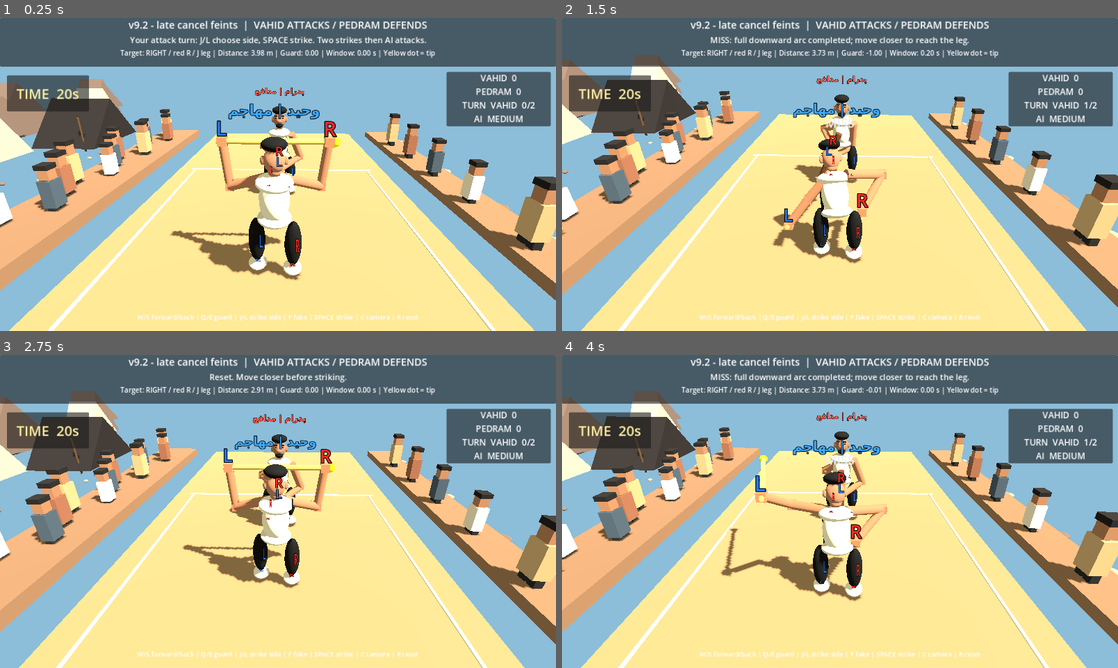
Above: before the commit, frames 1-4 (two rows, left to right).
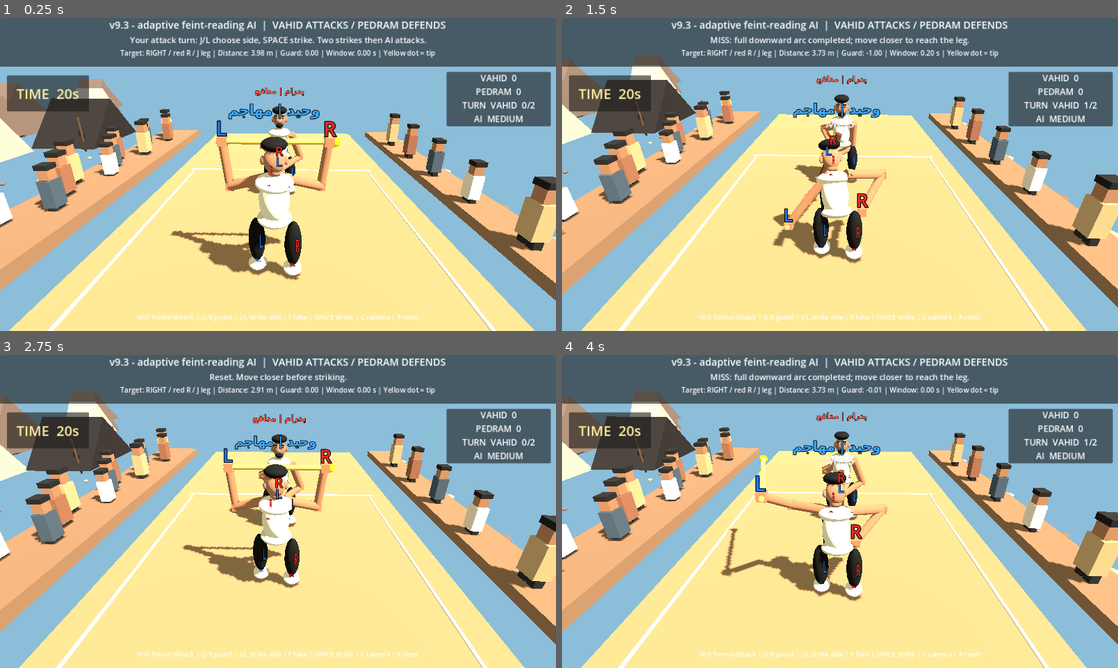
Above: after the commit, the same moments.

Repository: vahidainima-prog/tarke-darak-game
Game: Godot game, scene res://main.tscn
Two runs of this game, one before a commit and one after it. Both use one fixed random seed, a clock stepped at 60 frames per second and the inputs below.
Inputs:
- Up to frame 1 (0.25 s): no input
- Up to frame 2 (1.5 s): tap Enter at 0.5 s; hold W 0.53-1.28 s; tap R at 0.6 s; tap Space at 0.77, 1.07 s; tap F at 0.8, 1.35 s; hold S from 1.28 s (still down)
- Up to frame 3 (2.75 s): tap Space at 1.52, 1.55, 1.82, 2.1 s; release S at 2.03 s; hold W from 2.03 s (still down); tap R at 2.3 s
- Up to frame 4 (4 s): tap R at 2.85 s; tap Space at 3.02, 3.32, 3.77, 3.8 s; tap F at 3.05, 3.6 s; release W at 3.53 s; hold S from 3.53 s (still down)

The runs differ from the first frame. In frame 1, 1.0% of the frame differs, in the area x 19-81%, y 0-5%; in frame 2, 1.0%; in frame 3, 1.0%; in frame 4, 1.0%.

Commit message:
v9.3: adaptive AI feint suspicion, guard bait learning and follow-up windows

Diff:
--- a/tarke_darak_godot_v2/main.gd
+++ b/tarke_darak_godot_v2/main.gd
@@ -2,7 +2,7 @@
 
 # Godot 4.x — visual mechanics test. Side camera looks along -Z.
 # Feint depth: negative Z is BEHIND the attacker; positive Z is IN FRONT.
-const BUILD_LABEL := "v9.2 - late cancel feints"
+const BUILD_LABEL := "v9.3 - adaptive feint-reading AI"
 const DEF_X := 1.55
 const STRIKES_PER_TURN := 2
 const STRIKE_TIME_LIMIT := 20.0
@@ -55,6 +55,10 @@
 var fake_timer := 0.0
 var feint_guard_bait := false
 var ai_guard_exposed := 0.0
+var player_feint_streak := 0
+var player_feint_memory := 0.0
+var ai_feint_suspicion := 0.0
+var ai_last_baited := false
 var fake_cooldown := 0.0
 var score_hit := 0
 var score_block := 0
@@ -555,6 +559,11 @@
 				guard_side = 0
 				ai_guard_delay = -1.0
 				fake_timer = 0.0
+				player_feint_streak = 0
+				player_feint_memory = 0.0
+				ai_feint_suspicion = 0.0
+				ai_last_baited = false
+				ai_guard_exposed = 0.0
 				fake_cooldown = 0.0
 				feint_depth = 0.0
 				feint_target = 0.0
@@ -585,6 +594,9 @@
 			KEY_F:
 				if not defending and swap_time <= 0.0 and not pending_turn_change and swing < 0.0 and recovery < 0.0 and fake_cooldown <= 0.0:
 					fake_timer = FEINT_DURATION
+					player_feint_streak += 1
+					player_feint_memory = 7.0
+					ai_feint_suspicion = clampf(ai_feint_suspicion + 0.17, 0.0, 0.80)
 					feint_guard_bait = false
 					fake_cooldown = 1.10
 			KEY_Q, KEY_E:
@@ -703,7 +715,13 @@
 		pending_turn_change = true
 	if not defending:
 		# AI reads the windup with imperfect accuracy and variable reaction.
-		ai_guard_delay = randf_range(0.18, 0.40) if ai_guard_exposed <= 0.0 and randf() < ai_guard_chance else -1.0
+		# Repeated fakes make Pedram hesitate, while a successful bait
+		# still creates a genuine opening for a fast follow-up.
+		var read_chance := clampf(ai_guard_chance - ai_feint_suspicion * 0.18, 0.32, 0.75)
+		ai_guard_delay = randf_range(0.18 + ai_feint_suspicion * 0.12, 0.40 + ai_feint_suspicion * 0.18) if ai_guard_exposed <= 0.0 and randf() < read_chance else -1.0
+		ai_feint_suspicion = maxf(0.0, ai_feint_suspicion - 0.09)
+		player_feint_streak = 0
+		player_feint_memory = 0.0
 		ai_guard_side = -strike_side if randf() < 0.82 else strike_side
 		guard_window = 0.0
 		guard_cooldown = 0.0
@@ -980,10 +998,17 @@
 	var previous_guard := guard_ends()
 	fake_timer = maxf(0.0, fake_timer - delta)
 	ai_guard_exposed = maxf(0.0, ai_guard_exposed - delta)
+	player_feint_memory = maxf(0.0, player_feint_memory - delta)
+	if player_feint_memory <= 0.0:
+		player_feint_streak = 0
+	ai_feint_suspicion = maxf(0.0, ai_feint_suspicion - delta * 0.015)
 	if fake_timer > 0.0 and not defending and not feint_guard_bait:
 		if 1.0 - fake_timer / FEINT_DURATION >= 0.28:
 			feint_guard_bait = true
-			if randf() < 0.55:
+			var bait_chance := clampf(0.65 - ai_feint_suspicion * 0.55, 0.17, 0.75)
+			ai_last_baited = randf() < bait_chance
+			if ai_last_baited:
+				ai_feint_suspicion = clampf(ai_feint_suspicion + 0.11, 0.0, 0.80)
 				guard_side = -strike_side
 				guard_target = float(guard_side)
 				guard_window = 0.26
